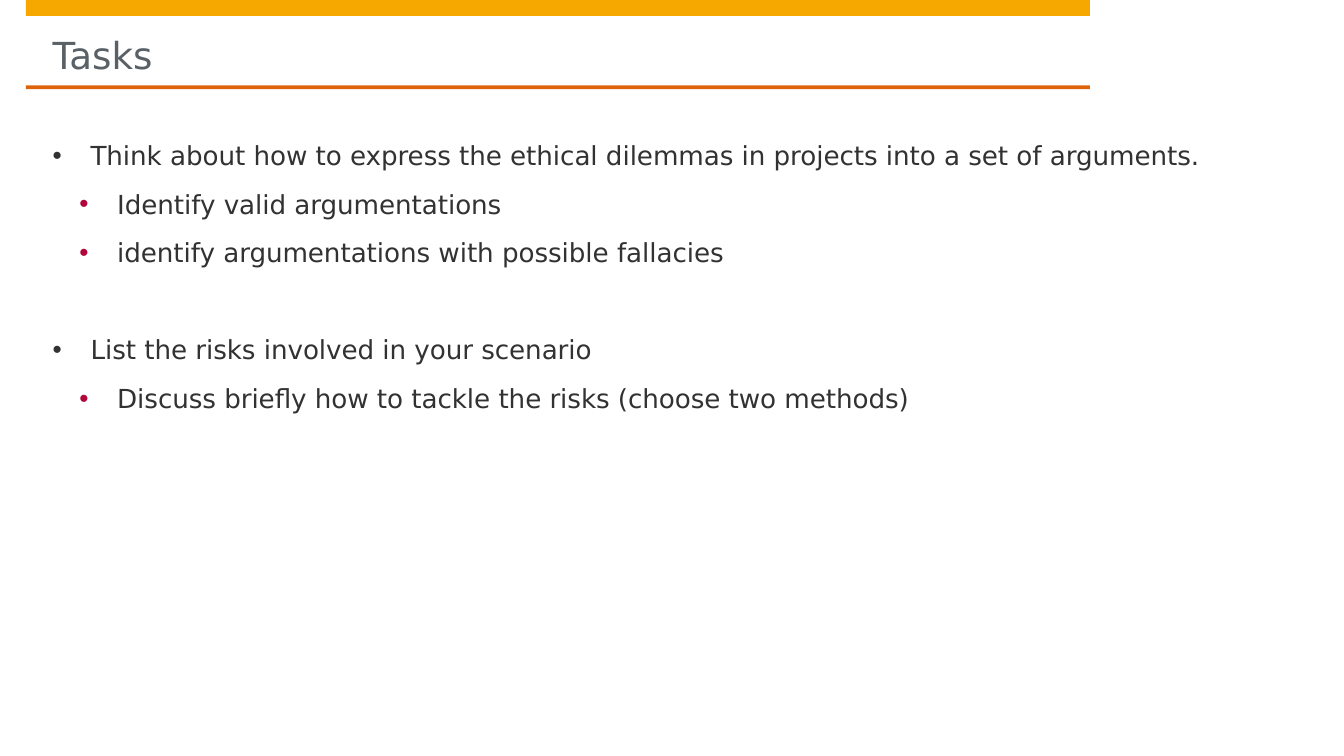
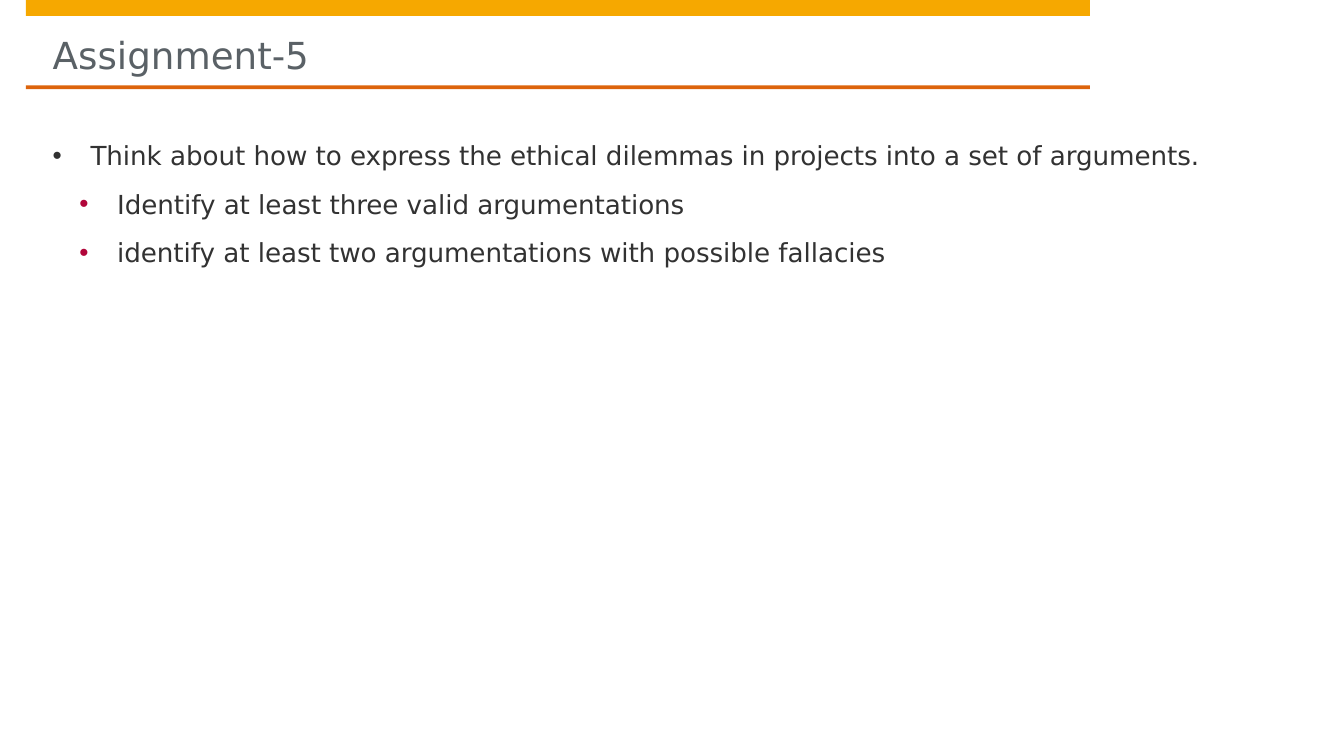
Before and after one commit to hpi-sam/Responsible-AI, a slide deck: slide 30 of 6. Normative Argumentation.pptx (slide 29 before the commit). Drawn at 1344x756 pixels with LibreOffice and Linux fonts; fonts in the diff are those of the drawing; background and template pictures are left out. Boxes give left, top, right and bottom in pixels: in the first picture for what was removed or moved away, otherwise in the second. Text is boxed around its words. In the diff, an @@ line names an element or a change of style, - is before the commit and + after.

Commit message:
Detailed the assignments

```diff
--- a/6. Normative Argumentation.pptx
+++ b/6. Normative Argumentation.pptx
@@ title at (x1=53, y1=40, x2=309, y2=77): text changed @@
-Tasks
+Assignment-5
@@ text at (x1=117, y1=194, x2=885, y2=268): text changed @@
-  • Identify valid argumentations
-  • identify argumentations with possible fallacies
-• List the risks involved in your scenario
-  • Discuss briefly how to tackle the risks (choose two methods)
+  • Identify at least three valid argumentations
+  • identify at least two argumentations with possible fallacies
```
Also in this commit, not shown: 4 other slides changed, 2 slides added.
